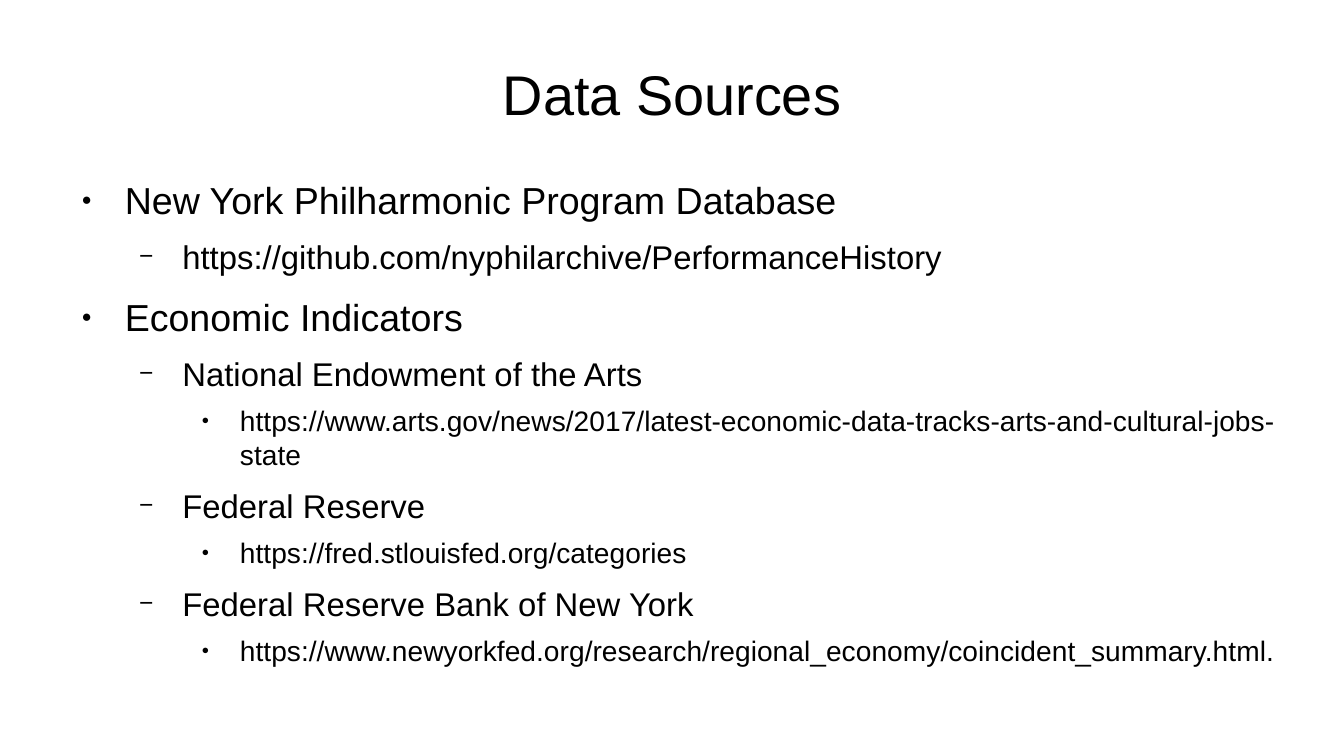
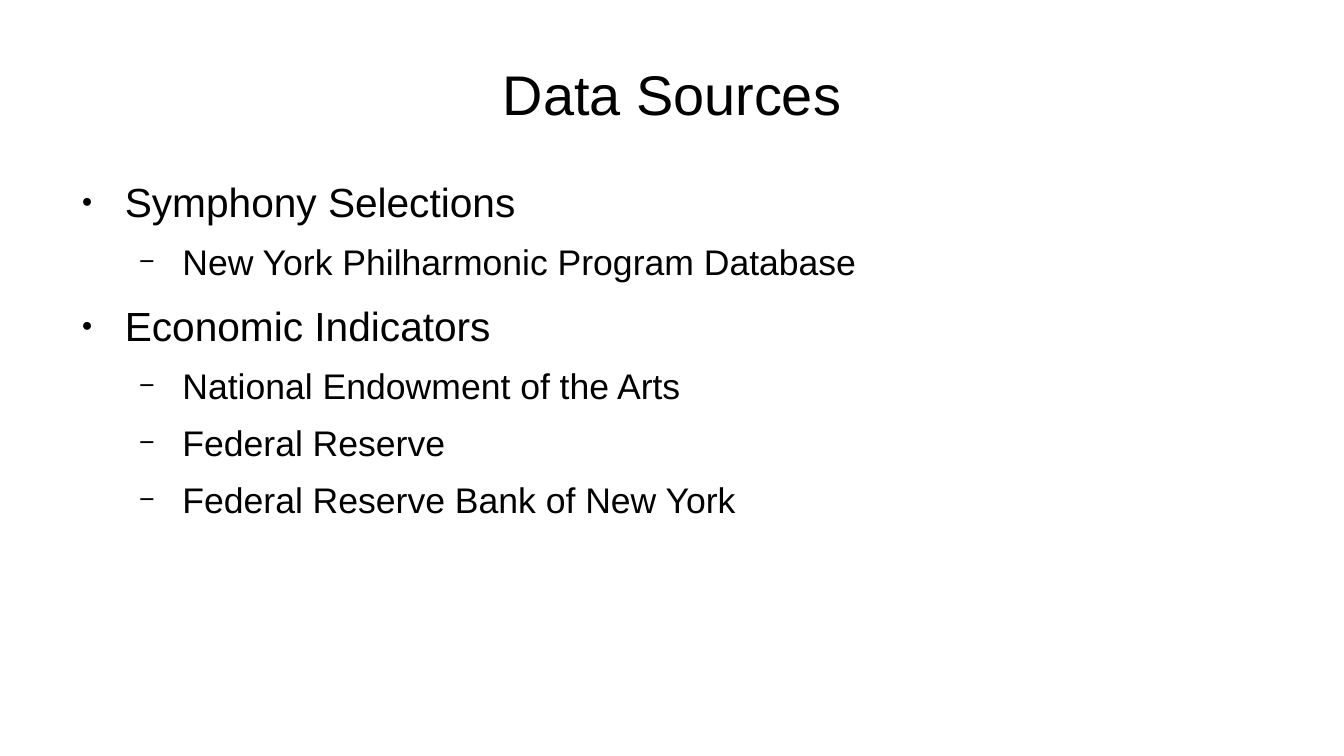
Before and after one commit to markcatalysis/ny_phil_selection, a slide deck: slide 3 of presentation/Capstone Presentation.odp. Drawn at 1344x756 pixels with LibreOffice and Linux fonts; fonts in the diff are those of the drawing. Boxes give left, top, right and bottom in pixels: in the first picture for what was removed or moved away, otherwise in the second. Text is boxed around its words. In the diff, an @@ line names an element or a change of style, - is before the commit and + after.

```diff
--- a/presentation/Capstone Presentation.odp
+++ b/presentation/Capstone Presentation.odp
@@ text at bbox=[125, 187, 515, 225]: paragraph added @@
+● Symphony Selections
@@ text at bbox=[125, 249, 856, 514]: size 22.2 to 21 pt in "New York Philharmonic Program Database"; size 22.2 to 24 pt in "Economic Indicators"; size 19.4 to 21 pt in "National Endowment of the Arts", "Federal Reserve", "Federal Reserve Bank of New York"; bullet ● to −; list level 1 to 2 in "New York Philharmonic Program Database" @@
@@ text at bbox=[182, 245, 941, 275]: paragraph removed @@
-  − https://github.com/nyphilarchive/PerformanceHistory
@@ text at bbox=[240, 410, 1274, 466]: paragraph removed @@
-    ● https://www.arts.gov/news/2017/latest-economic-data-tracks-arts-and-cultural-jobs-state
@@ text at bbox=[240, 542, 686, 568]: paragraph removed @@
-    ● https://fred.stlouisfed.org/categories
@@ text at bbox=[240, 640, 1274, 666]: paragraph removed @@
-    ● https://www.newyorkfed.org/research/regional_economy/coincident_summary.html.
```
Also in this commit, not shown: 6 other slides changed, 5 slides added, 2 slides removed, 2 other files.
